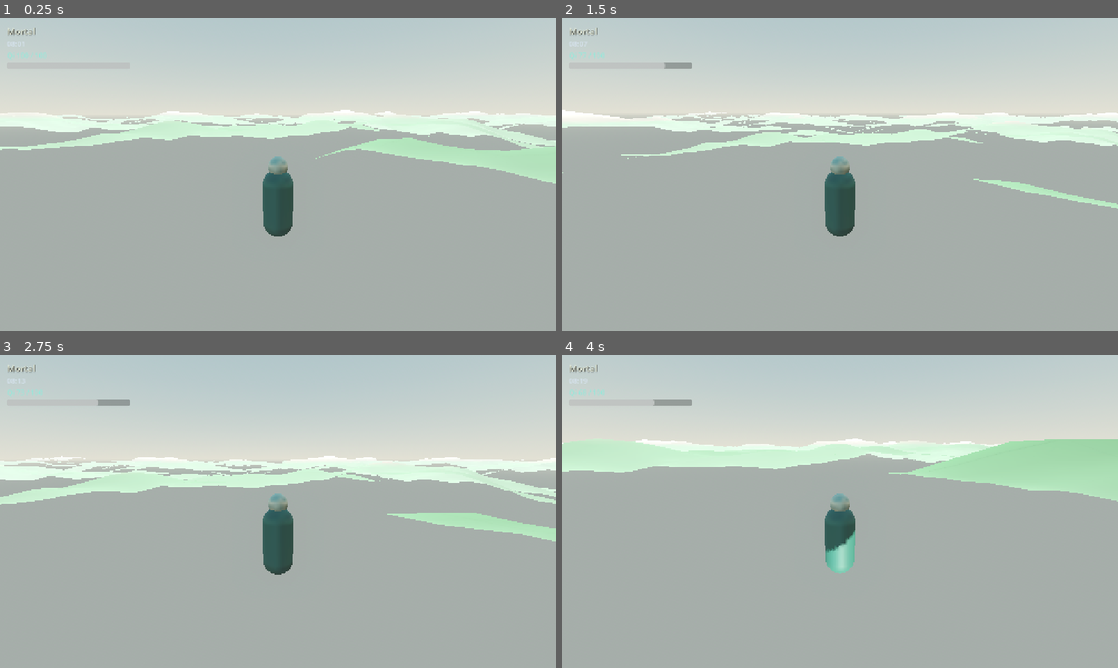
Above: before the commit, frames 1-4 (two rows, left to right).
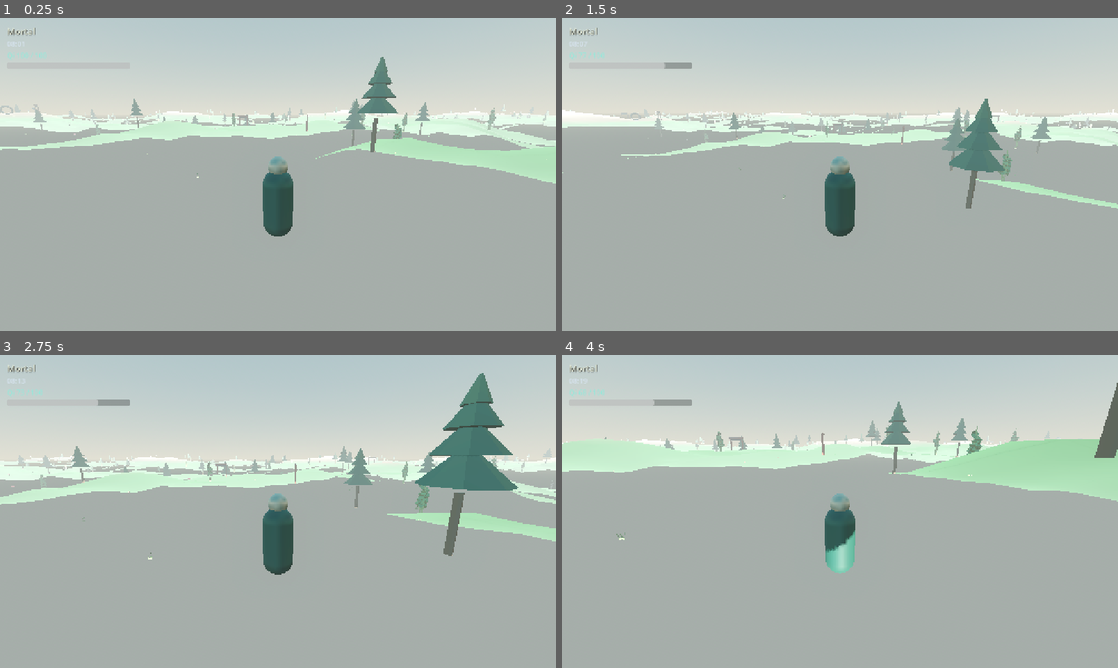
Above: after the commit, the same moments.

Repository: jgyy/xianxiago
Game: Godot game, scene res://scenes/main/World.tscn
The game is run twice, just before and just after one commit, with the same random seed, the same clock (stepped at 60 frames per second) and the same inputs.
Inputs (mouse positions are in pixels of both pictures, inside the frame that each line leads up to):
- Up to frame 1 (0.25 s): no input
- Up to frame 2 (1.5 s): move the mouse to (867, 174) at 0.52 s; hold Ctrl (lightbody_glide) 0.53-1.28 s; hold W (move_forward) from 0.53 s (still down); tap Space (jump) at 0.77 s; move the mouse to (812, 174) at 1.27 s; tap Shift (sprint) at 1.35 s
- Up to frame 3 (2.75 s): keep holding W (move_forward); tap Space (jump) at 1.52 s; move the mouse to (289, 505) at 2.02 s; hold Ctrl (lightbody_glide) from 2.03 s (still down)
- Up to frame 4 (4 s): keep holding W (move_forward); move the mouse to (834, 517) at 2.77 s; release Ctrl (lightbody_glide) at 2.78 s; tap Shift (sprint) at 2.85 s; tap Space (jump) at 3.02, 3.77 s; move the mouse to (878, 514) at 3.52 s; hold Ctrl (lightbody_glide) from 3.53 s (still down)

The runs differ from the first frame. In frame 1, 1.6% of the frame differs, in the area x 0-99%, y 12-52%; in frame 2, 2.3%; in frame 3, 4.8%, in the area x 1-100%, y 5-66%; in frame 4, 1.7%.

Commit message:
Fix world streaming parse errors and populate the open world with props
WorldStreamer/TerrainChunk failed to parse on a fresh checkout because
class_name-typed cross-file references (WorldStreamer, TerrainChunk) are
resolved from Godot's global script class cache, which doesn't exist yet
on a first run with no .godot directory. That made WorldStreamer fail to
load entirely, so no terrain chunks were ever spawned - the open world
had no land at all. Switch those references to structural typing so the
scripts parse regardless of cache state.

Also generate 12 low-poly Xianxia-themed glb props (pine tree, bamboo,
dead tree, mushrooms, grass, spirit crystals, boulders, a stone pillar,
a stone lantern, a cliff spire, a shrine gate, a stone arch) with headless
Blender and scatter them across streamed chunks in WorldStreamer, banded
by the same grass/rock/snow height thresholds TerrainChunk colors with.

Co-Authored-By: Claude Sonnet 5 <noreply@anthropic.com>
Claude-Session: https://claude.ai/code/session_018JamdyfsQEpu2i1AhETJbd

Diff:
--- a/scripts/world/world_root.gd
+++ b/scripts/world/world_root.gd
@@ -2,10 +2,10 @@
 ## Wires the player into the terrain streamer and drops them on the
 ## ground at spawn instead of at a hardcoded height.
 
-@onready var streamer: WorldStreamer = $WorldStreamer
+@onready var streamer: Node3D = $WorldStreamer
 @onready var player: CharacterBody3D = $Player
 
 func _ready() -> void:
 	streamer.set_target(player)
-	var ground_height := streamer.height_at(player.global_position.x, player.global_position.z)
+	var ground_height: float = streamer.height_at(player.global_position.x, player.global_position.z)
 	player.global_position.y = ground_height + 2.0
--- a/scripts/world/world_streamer.gd
+++ b/scripts/world/world_streamer.gd
@@ -6,6 +6,31 @@
 ## piece that lets the open world "keep expanding" as the player explores.
 
 const TerrainChunkScene := preload("res://scenes/world/TerrainChunk.tscn")
+
+# Mirrors TerrainChunk.ROCK_HEIGHT / SNOW_HEIGHT so scattered props match the
+# grass/rock/snow bands the terrain is colored with.
+const ROCK_BAND_HEIGHT := 4.5
+const SNOW_BAND_HEIGHT := 9.0
+
+const PROP_CELL_SIZE := 8.0
+const PROP_DENSITY := 0.25
+
+# band: "grass" (below ROCK_BAND_HEIGHT), "rock" (between the two bands),
+# "snow" (above SNOW_BAND_HEIGHT), or "any" (all bands).
+const PROP_LIBRARY := [
+	{"scene": preload("res://assets/models/pine_tree.glb"), "band": "grass", "weight": 4, "scale": Vector2(0.85, 1.35)},
+	{"scene": preload("res://assets/models/bamboo_cluster.glb"), "band": "grass", "weight": 3, "scale": Vector2(0.8, 1.2)},
+	{"scene": preload("res://assets/models/dead_tree.glb"), "band": "grass", "weight": 1, "scale": Vector2(0.8, 1.1)},
+	{"scene": preload("res://assets/models/mushroom_cluster.glb"), "band": "grass", "weight": 2, "scale": Vector2(0.7, 1.1)},
+	{"scene": preload("res://assets/models/grass_tuft.glb"), "band": "grass", "weight": 5, "scale": Vector2(0.8, 1.3)},
+	{"scene": preload("res://assets/models/spirit_stone_cluster.glb"), "band": "any", "weight": 1, "scale": Vector2(0.7, 1.2)},
+	{"scene": preload("res://assets/models/boulder_rock.glb"), "band": "rock", "weight": 3, "scale": Vector2(0.7, 1.6)},
+	{"scene": preload("res://assets/models/stone_pillar.glb"), "band": "rock", "weight": 1, "scale": Vector2(0.9, 1.1)},
+	{"scene": preload("res://assets/models/stone_lantern.glb"), "band": "rock", "weight": 1, "scale": Vector2(0.9, 1.1)},
+	{"scene": preload("res://assets/models/cliff_spire.glb"), "band": "snow", "weight": 2, "scale": Vector2(0.8, 1.4)},
+	{"scene": preload("res://assets/models/shrine_gate.glb"), "band": "grass", "weight": 1, "scale": Vector2(0.9, 1.0)},
+	{"scene": preload("res://assets/models/stone_arch.glb"), "band": "rock", "weight": 1, "scale": Vector2(0.8, 1.1)},
+]
 
 @export var chunk_size: float = 64.0
 @export var chunk_resolution: int = 24
@@ -67,10 +92,68 @@
 			_loaded_chunks.erase(coord)
 
 func _spawn_chunk(coord: Vector2i) -> void:
-	var chunk: TerrainChunk = TerrainChunkScene.instantiate()
+	var chunk: Node3D = TerrainChunkScene.instantiate()
 	add_child(chunk)
 	chunk.build(coord, chunk_size, chunk_resolution, _noise, height_scale, _material)
 	_loaded_chunks[coord] = chunk
+	_scatter_props(coord, chunk)
 
 func _world_to_chunk(world_pos: Vector3) -> Vector2i:
 	return Vector2i(floori(world_pos.x / chunk_size), floori(world_pos.z / chunk_size))
+
+## Scatters trees/rocks/landmarks across a freshly built chunk. Placement is
+## a deterministic grid jittered per-cell and seeded from the chunk's own
+## coordinate, so re-entering a chunk always regenerates the same dressing.
+func _scatter_props(coord: Vector2i, chunk: Node3D) -> void:
+	var rng := RandomNumberGenerator.new()
+	rng.seed = hash(Vector3i(coord.x, coord.y, noise_seed))
+
+	var origin_x := coord.x * chunk_size
+	var origin_z := coord.y * chunk_size
+	var cell_count := int(chunk_size / PROP_CELL_SIZE)
+
+	for cz in range(cell_count):
+		for cx in range(cell_count):
+			if rng.randf() > PROP_DENSITY:
+				continue
+
+			var local_x := (cx + rng.randf_range(0.15, 0.85)) * PROP_CELL_SIZE
+			var local_z := (cz + rng.randf_range(0.15, 0.85)) * PROP_CELL_SIZE
+			var h := height_at(origin_x + local_x, origin_z + local_z)
+
+			var entry := _pick_prop(rng, h)
+			if entry.is_empty():
+				continue
+
+			var instance: Node3D = entry["scene"].instantiate()
+			chunk.add_child(instance)
+			instance.position = Vector3(local_x, h, local_z)
+			instance.rotation.y = rng.randf_range(0.0, TAU)
+			var s := rng.randf_range(entry["scale"].x, entry["scale"].y)
+			instance.scale = Vector3(s, s, s)
+
+func _band_for_height(h: float) -> String:
+	if h < ROCK_BAND_HEIGHT:
+		return "grass"
+	if h < SNOW_BAND_HEIGHT:
+		return "rock"
+	return "snow"
+
+func _pick_prop(rng: RandomNumberGenerator, height: float) -> Dictionary:
+	var band := _band_for_height(height)
+	var candidates: Array = []
+	var total_weight := 0
+	for entry in PROP_LIBRARY:
+		if entry["band"] == "any" or entry["band"] == band:
+			candidates.append(entry)
+			total_weight += entry["weight"]
+	if candidates.is_empty():
+		return {}
+
+	var roll := rng.randf() * total_weight
+	var cumulative := 0
+	for entry in candidates:
+		cumulative += entry["weight"]
+		if roll <= cumulative:
+			return entry
+	return candidates[-1]
Binary file added: assets/models/bamboo_cluster.glb
Not shown, added: assets/models/bamboo_cluster.glb.import
Binary file added: assets/models/boulder_rock.glb
Not shown, added: assets/models/boulder_rock.glb.import
Binary file added: assets/models/cliff_spire.glb
Not shown, added: assets/models/cliff_spire.glb.import
Binary file added: assets/models/dead_tree.glb
Not shown, added: assets/models/dead_tree.glb.import
Binary file added: assets/models/grass_tuft.glb
Not shown, added: assets/models/grass_tuft.glb.import
Binary file added: assets/models/mushroom_cluster.glb
Not shown, added: assets/models/mushroom_cluster.glb.import
(and 12 more such lines)
